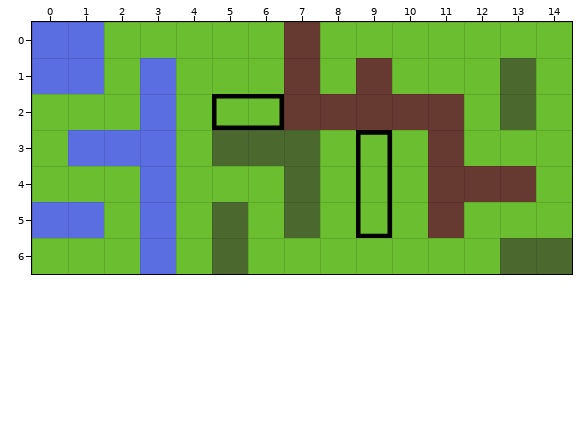
Tiled map -- Assets/Map.tmx. Above: the version before the commit.
Cells are 128x128 px. Shown: x 0..14, y 0..6.
The same view after the edit:
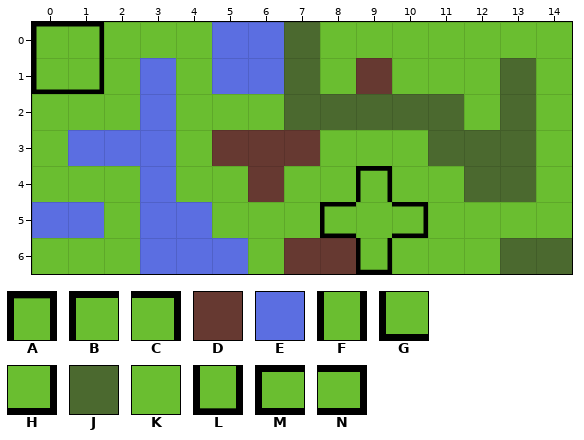
Key: from "Tileset": A 0, B 1, C 2, D 3, E 4, F 5, G 6, H 7, J 8, K 9, L 10, M 11, N 13.
_ is an empty cell.
The commit says: level up date
The exact change:
Layer "Kachelebene 1":
Tile F becomes tile A in row 4 at x 9.
Tile E becomes tile B in row 0 at x 0.
Tile E becomes tile C in row 0 at x 1.
Tile J becomes tile D in row 3 at x 5 to 7.
Tile K becomes tile D in row 4 at x 6; in row 6 at x 7 to 8.
Tile J becomes tile E in row 6 at x 5.
Tile K becomes tile E in rows 0 to 1 at x 5 to 6; in rows 5 to 6 at x 4.
Tile E becomes tile G in row 1 at x 0.
Tile E becomes tile H in row 1 at x 1.
Tile D becomes tile J in rows 0 to 1 at x 7; in row 2 at x 7 to 11; in row 3 at x 11; in row 4 at x 12 to 13.
Tile K becomes tile J in row 3 at x 12 to 13.
Tile A becomes tile K in row 3 at x 9.
Tile D becomes tile K in rows 4 to 5 at x 11.
Tile J becomes tile K in row 4 at x 7; in row 5 at x 5 and 7.
Tile L becomes tile K in row 5 at x 9.
Tile M becomes tile K in row 2 at x 5.
Tile N becomes tile K in row 2 at x 6.
Tile K becomes tile L in row 6 at x 9.
Tile K becomes tile M in row 5 at x 8.
Tile K becomes tile N in row 5 at x 10.
